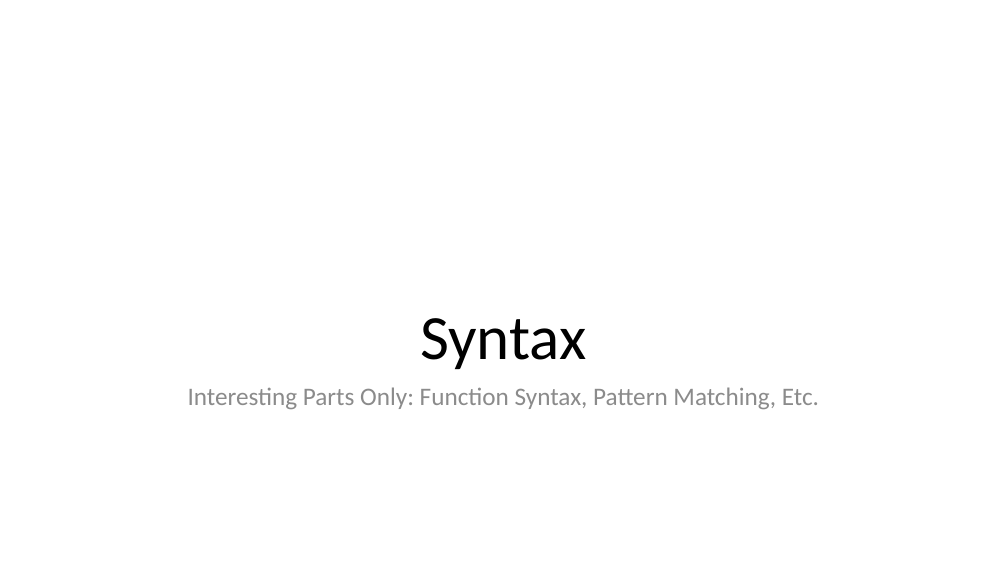
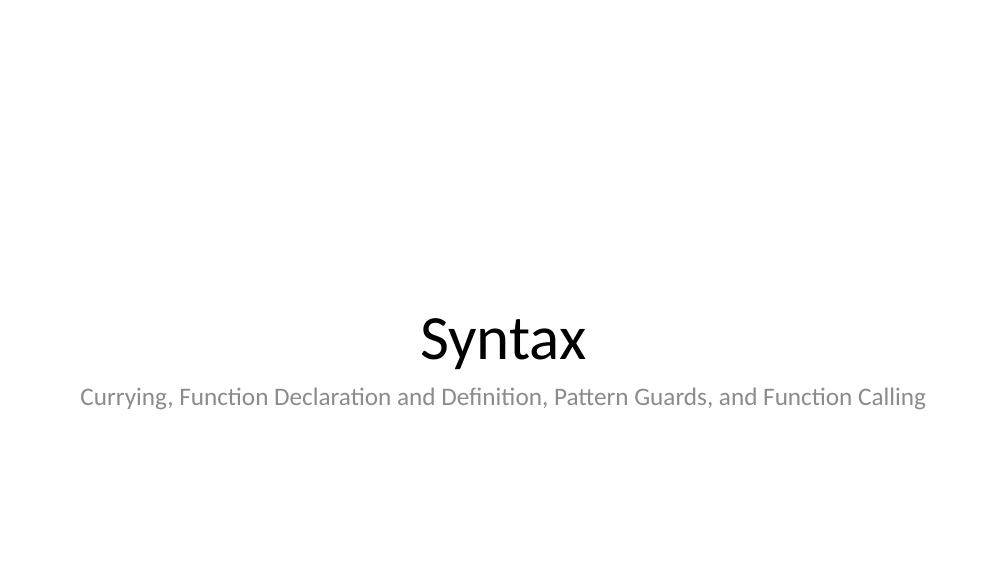
Before and after one commit to LouisJenkinsCS/LLVM-JVM, a slide deck: slide 4 of OPL_Final_Project_Presentation.pptx (slide 9 before the commit). Drawn at 1008x567 pixels with LibreOffice and Linux fonts; fonts in the diff are those of the drawing. Boxes give left, top, right and bottom in pixels: in the first picture for what was removed or moved away, otherwise in the second. Text is boxed around its words. In the diff, an @@ line names an element or a change of style, - is before the commit and + after.

```diff
--- a/OPL_Final_Project_Presentation.pptx
+++ b/OPL_Final_Project_Presentation.pptx
@@ text at box(80, 387, 926, 409): text changed @@
-Interesting Parts Only: Function Syntax, Pattern Matching, Etc.
+Currying, Function Declaration and Definition, Pattern Guards, and Function Calling
```
Also in this commit, not shown: 9 other slides changed, 1 slide added, 2 slides removed.
